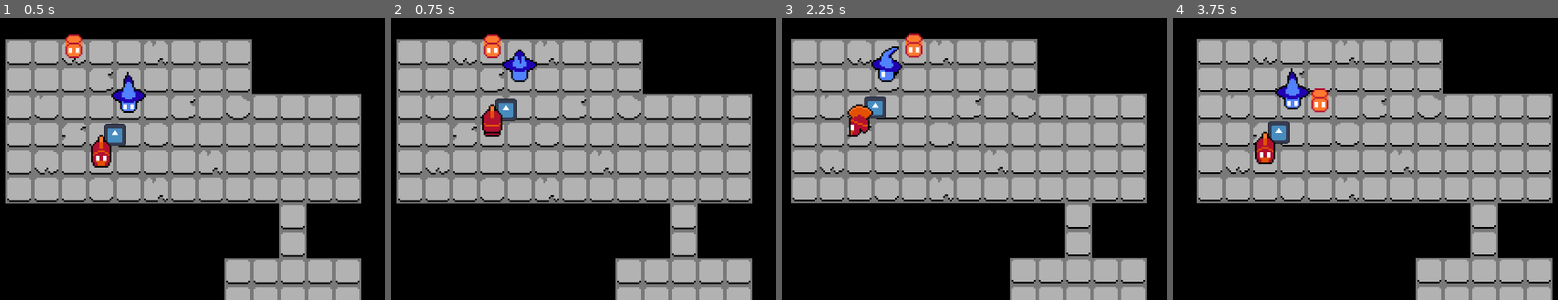
Above: before the commit, frames 1-4 (left to right).
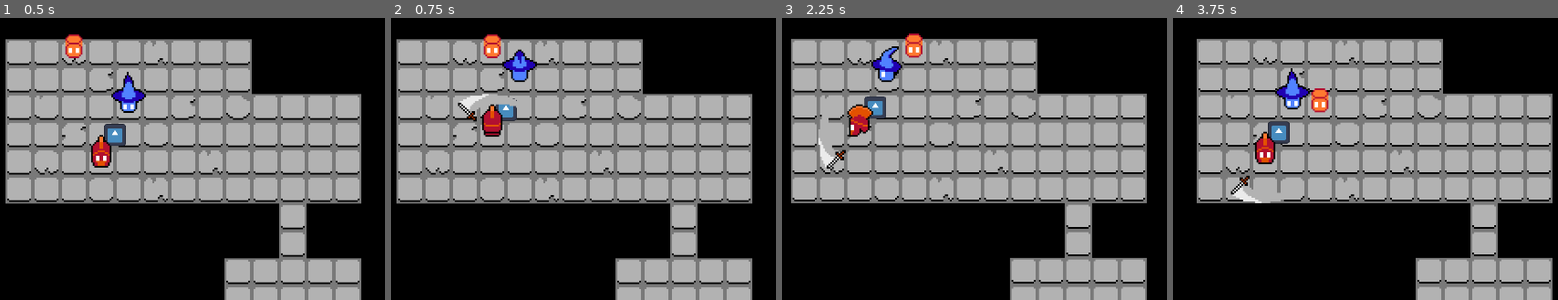
Above: after the commit, the same moments.

Repository: jpsalim21/Swipe-Dungeon
Game: Godot game, scene res://Scenes/CenaTeste.tscn
Same seed, same stepped clock (60 frames per second), same inputs: the game is played once before the commit and once after it. The engine's default icon, where the game draws it, is replaced by a stand-in: a white triangle on a blue panel in a dark square.
Inputs:
- Up to frame 1 (0.5 s): no input
- Up to frame 2 (0.75 s): tap Enter (ui_accept) at 0.5 s; hold W (Up) from 0.53 s (still down)
- Up to frame 3 (2.25 s): tap Enter (ui_accept) at 0.77, 1.25, 1.52, 2 s; release W (Up) at 2.03 s; hold A (Left) from 2.03 s (still down)
- Up to frame 4 (3.75 s): tap Enter (ui_accept) at 3.02, 3.5 s; release A (Left) at 3.53 s; hold S (Down) from 3.53 s (still down)

Frame 1 is identical in both runs. In frame 2, 0.5% of the frame differs, in the area x 17-33%, y 26-37%; in frame 3, 0.4%; in frame 4, 0.4%.

Commit message:
Resolves the sprite for sword attack

Diff:
--- a/ObjectScenes/Warrior.tscn
+++ b/ObjectScenes/Warrior.tscn
@@ -1,8 +1,9 @@
-[gd_scene load_steps=8 format=3 uid="uid://cef5oyggjgvha"]
+[gd_scene load_steps=15 format=3 uid="uid://cef5oyggjgvha"]
 
 [ext_resource type="PackedScene" uid="uid://r7dvnv5aydjf" path="res://ObjectScenes/PlayerBase.tscn" id="1_4xd3o"]
 [ext_resource type="Texture2D" uid="uid://c0gvxgl8dftl7" path="res://Sprites/Guerreiro.png" id="2_3r4et"]
 [ext_resource type="Script" uid="uid://bwpp7lwsn54rk" path="res://Scripts/Ataques/AtaqueEspada.gd" id="3_3r4et"]
+[ext_resource type="Texture2D" uid="uid://cw700n5fo7738" path="res://Sprites/Espada.png" id="4_t8efq"]
 
 [sub_resource type="AtlasTexture" id="AtlasTexture_t8efq"]
 atlas = ExtResource("2_3r4et")
@@ -43,12 +44,68 @@
 "speed": 5.0
 }]
 
+[sub_resource type="AtlasTexture" id="AtlasTexture_yfrrr"]
+atlas = ExtResource("4_t8efq")
+region = Rect2(0, 0, 48, 48)
+
+[sub_resource type="AtlasTexture" id="AtlasTexture_k6kmc"]
+atlas = ExtResource("4_t8efq")
+region = Rect2(48, 0, 48, 48)
+
+[sub_resource type="AtlasTexture" id="AtlasTexture_a3b16"]
+atlas = ExtResource("4_t8efq")
+region = Rect2(96, 0, 48, 48)
+
+[sub_resource type="AtlasTexture" id="AtlasTexture_vd4lr"]
+atlas = ExtResource("4_t8efq")
+region = Rect2(144, 0, 48, 48)
+
+[sub_resource type="AtlasTexture" id="AtlasTexture_bi0p8"]
+atlas = ExtResource("4_t8efq")
+region = Rect2(144, 0, 48, 48)
+
+[sub_resource type="SpriteFrames" id="SpriteFrames_bi0p8"]
+animations = [{
+"frames": [{
+"duration": 1.0,
+"texture": SubResource("AtlasTexture_yfrrr")
+}, {
+"duration": 1.0,
+"texture": SubResource("AtlasTexture_k6kmc")
+}, {
+"duration": 1.0,
+"texture": SubResource("AtlasTexture_a3b16")
+}, {
+"duration": 1.0,
+"texture": SubResource("AtlasTexture_vd4lr")
+}],
+"loop": false,
+"name": &"Attack",
+"speed": 10.0
+}, {
+"frames": [{
+"duration": 1.0,
+"texture": SubResource("AtlasTexture_bi0p8")
+}],
+"loop": true,
+"name": &"Default",
+"speed": 5.0
+}]
+
 [node name="Player" instance=ExtResource("1_4xd3o")]
 
 [node name="AnimatedSprite2D" parent="." index="0"]
 sprite_frames = SubResource("SpriteFrames_yfrrr")
 animation = &"Side"
 
-[node name="AtaqueEspada" type="Node" parent="." index="2" node_paths=PackedStringArray("playerUnit")]
+[node name="AtaqueEspada" type="Node2D" parent="." index="2" node_paths=PackedStringArray("playerUnit")]
 script = ExtResource("3_3r4et")
 playerUnit = NodePath("..")
+
+[node name="AnimatedSprite2D2" type="AnimatedSprite2D" parent="AtaqueEspada" index="0"]
+rotation = 1.5707964
+sprite_frames = SubResource("SpriteFrames_bi0p8")
+animation = &"Attack"
+autoplay = "Default"
+frame = 3
+frame_progress = 1.0
--- a/Scenes/CenaTeste.tscn
+++ b/Scenes/CenaTeste.tscn
@@ -234,3 +234,5 @@
 
 [node name="GameController" type="Node" parent="."]
 script = ExtResource("7_hlfcp")
+
+[editable path="PlayerController/Player2"]
--- a/Scripts/Ataques/AtaqueEspada.gd
+++ b/Scripts/Ataques/AtaqueEspada.gd
@@ -1,10 +1,26 @@
 extends Node
 
 @export var playerUnit : PlayerUnit
+@onready var sprite: AnimatedSprite2D = $AnimatedSprite2D2
 
 func _ready() -> void:
 	playerUnit.movimentou.connect(atacar)
 
 func atacar(dir : Vector2i):
 	var tileAlvo : Vector2i = playerUnit.tileAtual + dir
-	playerUnit.tilemap.causeDmg(tileAlvo)
+	playerUnit.tilemap.causeDmg(tileAlvo, true)
+	if dir.x != 0:
+		sprite.rotation_degrees = 0
+		sprite.flip_h = dir.x > 0
+		tileAlvo.y += 1
+		playerUnit.tilemap.causeDmg(tileAlvo, true)
+		tileAlvo.y -= 2
+		playerUnit.tilemap.causeDmg(tileAlvo, true)
+	elif dir.y != 0:
+		sprite.rotation_degrees = 90
+		sprite.flip_h = dir.y > 0
+		tileAlvo.x += 1
+		playerUnit.tilemap.causeDmg(tileAlvo, true)
+		tileAlvo.x -= 2
+		playerUnit.tilemap.causeDmg(tileAlvo, true)
+	sprite.play("Attack")
--- a/Scripts/Grid/Gridmap.gd
+++ b/Scripts/Grid/Gridmap.gd
@@ -45,12 +45,13 @@
 		var alvo : Vector2i = local_to_map(unit.global_position)
 		calculatePathfinding(alvo, alvo)
 
-func setOcupado(tile : Vector2i, unit : Unit):
+func setOcupado(tile : Vector2i, unit : Unit, playerUnit : bool = false):
 	map[tile].unit = unit
+	map[tile].playerUnit = playerUnit
 
 func getOcupado(tile : Vector2i) -> bool:
 	if map.has(tile):
-		return map[tile].ocupado or map[tile].cristal
+		return map[tile].ocupado
 	return true
 
 func getUnit(tile : Vector2i):
@@ -58,9 +59,9 @@
 		return map[tile].unit
 	return null
 
-func causeDmg(tile : Vector2i):
+func causeDmg(tile : Vector2i, isPlayer : bool = false):
 	if map.has(tile):
-		map[tile].takeDmg()
+		map[tile].takeDmg(isPlayer)
 
 func getNextTile(tileAtual : Vector2i):
 	var tile : Tile = pathfindingMap.get(tileAtual, null)
--- a/Scripts/Grid/Tile.gd
+++ b/Scripts/Grid/Tile.gd
@@ -7,13 +7,14 @@
 	get():
 		return unit != null
 var unit : Unit = null
-
-var cristal : bool = false
+var playerUnit : bool = false
 
 func _init(_anterior : Vector2i, _custo : int) -> void:
 	anterior = _anterior
 	custo = _custo
 
-func takeDmg():
+func takeDmg(isPlayer : bool):
+	if isPlayer and playerUnit:
+		return
 	if unit:
 		unit.takeDmg()
--- a/Scripts/PlayerController.gd
+++ b/Scripts/PlayerController.gd
@@ -24,7 +24,6 @@
 	for p in playerUnits:
 		p.move(dir, anim, flip_h)
 
-
 func sortCustom(a : PlayerUnit, b : PlayerUnit):
 	var diff : Vector2i = a.tileAtual - b.tileAtual
 	if dirMoving.x > 0:
--- a/Scripts/Units/PlayerScript.gd
+++ b/Scripts/Units/PlayerScript.gd
@@ -17,3 +17,6 @@
 func takeDmg():
 	print("Tomei dano no player")
 	turnosFora = 2
+
+func setOcupado(tile : Vector2i):
+	tilemap.setOcupado(tile, self as PlayerUnit, true)
--- a/Scripts/Units/UnitScript.gd
+++ b/Scripts/Units/UnitScript.gd
@@ -5,6 +5,8 @@
 signal travouMovimento(newTile : Vector2i)
 
 @onready var tilemap: Gridmap = %tilemap
+
+var tileInicial : bool = true
 
 var tileAtual : Vector2i:
 	set(value):
@@ -15,10 +17,16 @@
 		tilemap.setOcupado(tileAtual, null)
 		var dir : Vector2i = value - tileAtual
 		tileAtual = value
-		movimentou.emit(dir)
-		tilemap.setOcupado(tileAtual, self as Unit)
+		if !tileInicial:
+			movimentou.emit(dir)
+		else:
+			tileInicial = false
+		setOcupado(tileAtual)
 		var tween : Tween = create_tween()
 		tween.tween_property(self, "global_position", tilemap.map_to_local(value), 0.2)
+
+func setOcupado(tile : Vector2i):
+	tilemap.setOcupado(tile, self)
 
 func estavaOcupado(value : Vector2i):
 	pass
Binary file added: Sprites/Espada.png
Not shown, added: Sprites/Espada.png.import
Not shown, added: TODO.txt
